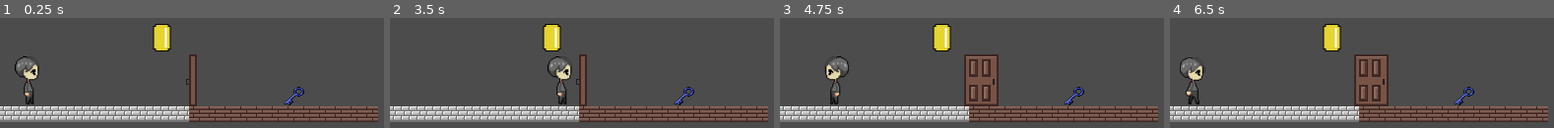
Above: before the commit, frames 1-4 (left to right).
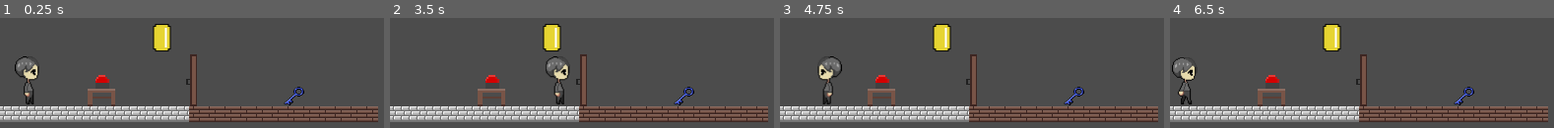
Above: after the commit, the same moments.

Repository: bkuon/Reverie
Game: Godot game, scene res://world.tscn
The game is run twice, just before and just after one commit, with the same random seed, the same clock (stepped at 60 frames per second) and the same inputs.
Inputs:
- Up to frame 1 (0.25 s): no input
- Up to frame 2 (3.5 s): tap Enter at 0.5 s; hold Right (ui_right) 0.53-1.28 s; tap Z every 0.75 s from 0.6 to 2.85 s; hold Left (ui_left) 1.28-2.03 s; hold Right (ui_right) from 2.03 s (still down)
- Up to frame 3 (4.75 s): release Right (ui_right) at 3.53 s; hold Left (ui_left) from 3.53 s (still down); tap Z at 3.6, 4.35 s
- Up to frame 4 (6.5 s): tap Z at 5.1, 5.85 s; tap Space at 5.75 s; release Left (ui_left) at 5.78 s; hold Right (ui_right) from 5.78 s (still down)

The runs differ from the first frame. In frame 1, 1.1% of the frame differs, in the area x 22-52%, y 33-81%; in frame 2, 2.2%; in frame 3, 6.1%, in the area x 9-57%, y 33-81%; in frame 4, 6.1%.

Commit message:
more coin stuff

Diff:
--- /dev/null
+++ b/Coin.gd
@@ -0,0 +1,13 @@
+extends StaticBody2D
+
+# Declare member variables here. Examples:
+# var a = 2
+# var b = "text"
+
+# Called when the node enters the scene tree for the first time.
+func _ready():
+	pass # Replace with function body.
+
+# Called every frame. 'delta' is the elapsed time since the previous frame.
+#func _process(delta):
+#	pass
--- a/Globals.gd
+++ b/Globals.gd
@@ -6,6 +6,7 @@
 
 var popup = null
 var canvas_layer = null
+var unlocked = false
 
 # Called when the node enters the scene tree for the first time.
 func _ready():
--- /dev/null
+++ b/button.gd
@@ -0,0 +1,17 @@
+extends StaticBody2D
+
+var pressed = false
+#onready var door = get_tree().get_root().get_node("World/doorObject/doorObj")
+onready var globals = get_node("/root/Globals")
+
+func _input(event):
+	if event is InputEventKey:
+		if event.pressed and event.scancode == KEY_Z:
+			var bodies = $table_button.get_overlapping_bodies()
+			for b in bodies:
+				if b.name == "MC_Sprite":
+					print("Button press")
+					$table_button/button.play("pressIn")
+					if pressed == false:
+						globals.unlocked = true
+						pressed == true
--- a/door.gd
+++ b/door.gd
@@ -1,6 +1,7 @@
 extends Node
 
 var open = false
+onready var globals = get_node("/root/Globals")
 var dooropen = preload("res://images/Items/dooropen.png")
 var doorclosed = preload("res://images/Items/doorclosed.png")
 
@@ -9,18 +10,19 @@
 func _input(event):
 	if event is InputEventKey:
 		if event.pressed and event.scancode == KEY_Z:
+			var unlocked = globals.unlocked
 			var bodies = $doorObj.get_overlapping_bodies()
 			for b in bodies:
 				if b.name == "MC_Sprite":
-					open = !open
-					if open == true:
-						door.texture = dooropen
-						$doorObj.collision_layer = 2 #change collision layer so it no longer colides
-					elif open == false:
-						door.texture = doorclosed
-						$doorObj.collision_layer = 1 #change collision layer so it collides
-
-
+					#print(unlocked)
+					if unlocked == true:
+						open = !open
+						if open == true:
+							door.texture = dooropen
+							$doorObj.collision_layer = 2 #change collision layer so it no longer colides
+						elif open == false:
+							door.texture = doorclosed
+							$doorObj.collision_layer = 1 #change collision layer so it collides
 
 
 func _on_door_body_entered(body):
--- a/world.tscn
+++ b/world.tscn
@@ -10,6 +10,13 @@
 [ext_resource path="res://images/Items/doorclosed.png" type="Texture" id=8]
 [ext_resource path="res://images/Items/Coin.png" type="Texture" id=9]
 [ext_resource path="res://images/tilesets/basic.tres" type="TileSet" id=10]
+[ext_resource path="res://button.gd" type="Script" id=11]
+[ext_resource path="res://images/Items/table1.png" type="Texture" id=12]
+[ext_resource path="res://images/Items/Button/button1.png" type="Texture" id=13]
+[ext_resource path="res://images/Items/Button/button2.png" type="Texture" id=14]
+[ext_resource path="res://images/Items/Button/button3.png" type="Texture" id=15]
+[ext_resource path="res://images/Items/Button/button5.png" type="Texture" id=16]
+[ext_resource path="res://images/Items/Button/button4.png" type="Texture" id=17]
 
 [sub_resource type="SpriteFrames" id=1]
 animations = [ {
@@ -30,17 +37,31 @@
 [sub_resource type="RectangleShape2D" id=3]
 extents = Vector2( 16.5859, 10.0336 )
 
+[sub_resource type="RectangleShape2D" id=8]
+
 [sub_resource type="RectangleShape2D" id=4]
 extents = Vector2( 13.7324, 27.8863 )
 
 [sub_resource type="RectangleShape2D" id=5]
 extents = Vector2( 11.0656, 15.163 )
 
+[sub_resource type="SpriteFrames" id=6]
+animations = [ {
+"frames": [ ExtResource( 13 ), ExtResource( 14 ), ExtResource( 15 ), ExtResource( 16 ), ExtResource( 17 ), ExtResource( 14 ), ExtResource( 13 ) ],
+"loop": false,
+"name": "pressIn",
+"speed": 40.0
+} ]
+
+[sub_resource type="RectangleShape2D" id=7]
+extents = Vector2( 20.8072, 15.8378 )
+
 [node name="World" type="Node"]
 
 [node name="MC_Sprite" type="KinematicBody2D" parent="." groups=[
 "player",
 ]]
+editor/display_folded = true
 position = Vector2( 27.7349, 405.752 )
 script = ExtResource( 1 )
 __meta__ = {
@@ -58,6 +79,7 @@
 [node name="keyObject" type="RigidBody2D" parent="." groups=[
 "inventoryItem",
 ]]
+editor/display_folded = true
 collision_layer = 2
 collision_mask = 2
 gravity_scale = 0.0
@@ -80,22 +102,26 @@
 position = Vector2( 1.55856, 2.81018 )
 shape = SubResource( 3 )
 
-[node name="StaticBody2D" type="StaticBody2D" parent="."]
+[node name="doorObject" type="StaticBody2D" parent="."]
+editor/display_folded = true
 script = ExtResource( 7 )
 
-[node name="doorObj" type="Area2D" parent="StaticBody2D"]
-position = Vector2( 357.193, 344.806 )
+[node name="doorObj" type="Area2D" parent="doorObject"]
+position = Vector2( 357.928, 344.806 )
 gravity_point = true
 gravity_vec = Vector2( 0, 0 )
 
-[node name="doorSprite" type="Sprite" parent="StaticBody2D/doorObj"]
+[node name="doorSprite" type="Sprite" parent="doorObject/doorObj"]
 position = Vector2( -164.894, 60.6919 )
 scale = Vector2( 1.82697, 1.66617 )
 z_index = -1
 texture = ExtResource( 8 )
 
-[node name="CollisionShape2D" type="CollisionShape2D" parent="StaticBody2D/doorObj"]
-position = Vector2( -160.249, 59.5422 )
+[node name="CollisionShape2D" type="CollisionShape2D" parent="doorObject/doorObj"]
+shape = SubResource( 8 )
+
+[node name="CollisionShape2D" type="CollisionShape2D" parent="doorObject"]
+position = Vector2( 196.944, 405.818 )
 shape = SubResource( 4 )
 
 [node name="Coin" type="Node2D" parent="."]
@@ -117,4 +143,30 @@
 cell_quadrant_size = 25
 format = 1
 tile_data = PoolIntArray( 1769472, 1, 0, 1769473, 1, 0, 1769474, 1, 0, 1769475, 1, 0, 1769476, 1, 0, 1769477, 1, 0, 176 …(267 unchanged characters)…
-[connection signal="body_entered" from="StaticBody2D/doorObj" to="StaticBody2D" method="_on_door_body_entered"]
+
+[node name="button" type="StaticBody2D" parent="."]
+editor/display_folded = true
+script = ExtResource( 11 )
+
+[node name="table_button" type="Area2D" parent="button"]
+collision_layer = 2
+__meta__ = {
+"_edit_group_": true
+}
+
+[node name="table1" type="Sprite" parent="button/table_button"]
+position = Vector2( 102.251, 416.157 )
+scale = Vector2( 2.14858, 2.01075 )
+texture = ExtResource( 12 )
+
+[node name="button" type="AnimatedSprite" parent="button/table_button"]
+position = Vector2( 101.83, 398.051 )
+scale = Vector2( 1.74634, 1.99512 )
+frames = SubResource( 6 )
+animation = "pressIn"
+
+[node name="CollisionShape2D" type="CollisionShape2D" parent="button/table_button"]
+position = Vector2( 104.258, 415.99 )
+z_index = 2
+shape = SubResource( 7 )
+[connection signal="body_entered" from="doorObject/doorObj" to="doorObject" method="_on_door_body_entered"]
Binary file added: images/Items/Button/button1.png
Not shown, added: images/Items/Button/button1.png.import
Binary file added: images/Items/Button/button2.png
Not shown, added: images/Items/Button/button2.png.import
Binary file added: images/Items/Button/button3.png
Not shown, added: images/Items/Button/button3.png.import
Binary file added: images/Items/Button/button4.png
Not shown, added: images/Items/Button/button4.png.import
Binary file added: images/Items/Button/button5.png
Not shown, added: images/Items/Button/button5.png.import
Binary file added: images/Items/table1.png
Not shown, added: images/Items/table1.png.import
(and 1 more such lines)
